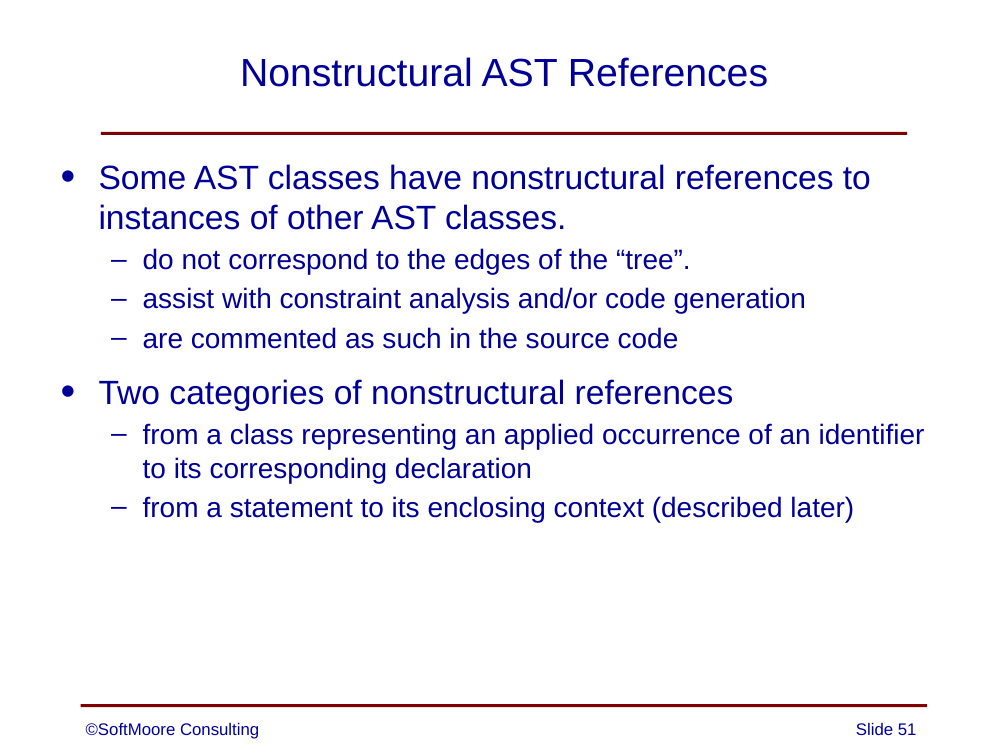
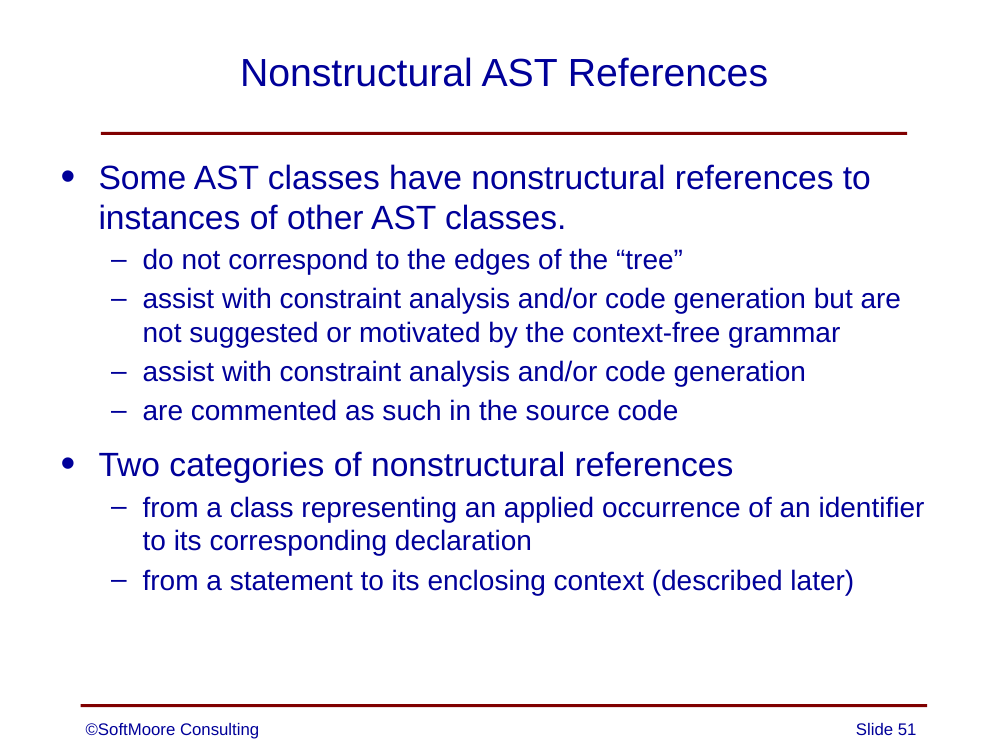
Before and after one commit to SoftMoore/CPRL-Kt-3rd, a slide deck: slide 51 of PowerPoints/08 - Abstract Syntax Trees.pptx. Drawn at 1008x756 pixels with LibreOffice and Linux fonts; fonts in the diff are those of the drawing. Boxes give left, top, right and bottom in pixels: in the first picture for what was removed or moved away, otherwise in the second. Text is boxed around its words. In the diff, an @@ line names an element or a change of style, - is before the commit and + after.

```diff
--- a/PowerPoints/08 - Abstract Syntax Trees.pptx
+++ b/PowerPoints/08 - Abstract Syntax Trees.pptx
@@ text at [143,248,901,347]: text changed @@
-  – do not correspond to the edges of the “tree”.
+  – do not correspond to the edges of the “tree”
+  – assist with constraint analysis and/or code generation but are
+    not suggested or motivated by the context-free grammar
```
Also in this commit, not shown: 5 other slides changed.
